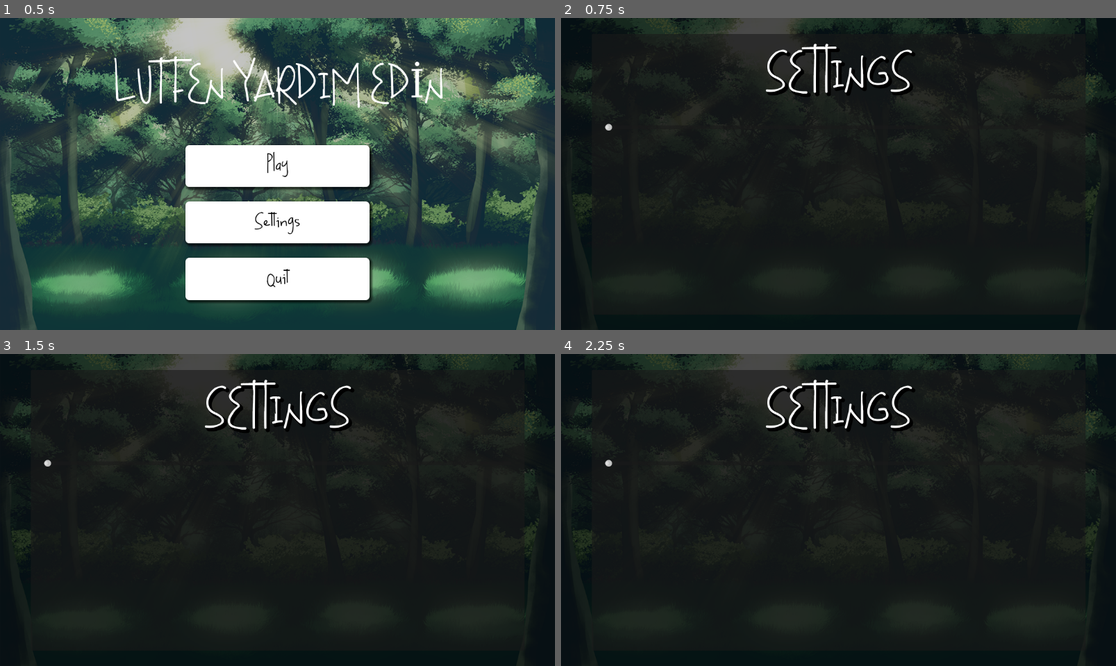
Above: before the commit, frames 1-4 (two rows, left to right).
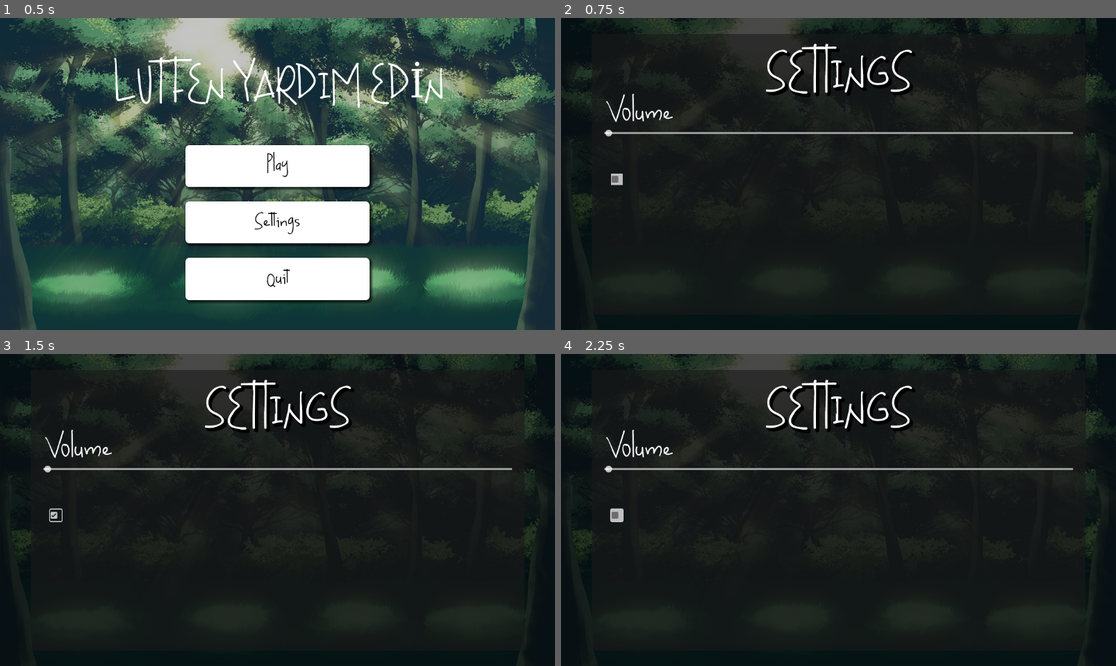
Above: after the commit, the same moments.

Repository: 0ygtgns/lutfenyard-medin
Game: Godot game, scene res://Scenes/menu.tscn
The game is run twice, just before and just after one commit, with the same random seed, the same clock (stepped at 60 frames per second) and the same inputs.
Inputs (mouse positions are in pixels of both pictures, inside the frame that each line leads up to):
- Up to frame 1 (0.5 s): no input
- Up to frame 2 (0.75 s): click "Settings" at 0.5 s
- Up to frame 3 (1.5 s): click (55, 516) at 1.27 s
- Up to frame 4 (2.25 s): tap Enter at 2 s; hold D (Character_Right) from 2.03 s (still down); tap S (Character_Bottom) at 2.1 s

Frame 1 is identical in both runs. In frame 2, 0.9% of the frame differs, in the area x 7-93%, y 24-54%; in frame 3, 0.9%; in frame 4, 0.9%.

Commit message:
settings_is_been_devloping
ses bitti mute çalışıyorum

Diff:
--- a/Scenes/settings.tscn
+++ b/Scenes/settings.tscn
@@ -7,6 +7,16 @@
 [sub_resource type="StyleBoxTexture" id="StyleBoxTexture_6kysc"]
 texture = ExtResource("2_aaqfp")
 modulate_color = Color(0.28485, 0.28485, 0.28485, 1)
+
+[sub_resource type="StyleBoxLine" id="StyleBoxLine_lhmql"]
+color = Color(0.60933, 0.60933, 0.60933, 1)
+thickness = 4
+
+[sub_resource type="StyleBoxFlat" id="StyleBoxFlat_lhmql"]
+bg_color = Color(0.74558, 0.74558, 0.74558, 1)
+
+[sub_resource type="StyleBoxFlat" id="StyleBoxFlat_aaqfp"]
+bg_color = Color(0.74558, 0.74558, 0.74558, 1)
 
 [node name="settings" type="Control"]
 layout_mode = 3
@@ -61,16 +71,38 @@
 horizontal_alignment = 1
 vertical_alignment = 1
 
-[node name="HSlider" type="HSlider" parent="."]
-layout_mode = 1
+[node name="volume_bar" type="Node" parent="."]
+
+[node name="volume" type="HSlider" parent="volume_bar"]
 anchors_preset = 8
 anchor_left = 0.5
 anchor_top = 0.5
 anchor_right = 0.5
 anchor_bottom = 0.5
-offset_left = -485.5
-offset_top = -185.0
-offset_right = 485.5
-offset_bottom = -9.0
+offset_left = -485.0
+offset_top = -101.0
+offset_right = 486.0
+offset_bottom = -68.0
 grow_horizontal = 2
 grow_vertical = 2
+theme_override_styles/slider = SubResource("StyleBoxLine_lhmql")
+
+[node name="Label" type="Label" parent="volume_bar"]
+offset_left = 93.0
+offset_top = 164.0
+offset_right = 234.0
+offset_bottom = 233.0
+theme_override_fonts/font = ExtResource("3_j2dne")
+theme_override_font_sizes/font_size = 51
+text = "Volume"
+
+[node name="CheckBox" type="CheckBox" parent="."]
+layout_mode = 0
+offset_left = 104.0
+offset_top = 323.0
+offset_right = 128.0
+offset_bottom = 347.0
+theme_override_styles/hover = SubResource("StyleBoxFlat_lhmql")
+theme_override_styles/normal = SubResource("StyleBoxFlat_aaqfp")
+
+[connection signal="value_changed" from="volume_bar/volume" to="." method="_on_volume_value_changed"]
--- a/Scripts/settings.gd
+++ b/Scripts/settings.gd
@@ -1,11 +1,5 @@
 extends Control
 
 
-# Called when the node enters the scene tree for the first time.
-func _ready() -> void:
-	pass # Replace with function body.
-
-
-# Called every frame. 'delta' is the elapsed time since the previous frame.
-func _process(delta: float) -> void:
-	pass
+func _on_volume_value_changed(value: float) -> void:
+	AudioServer.set_bus_volume_db(0, value)
Not shown: 1 places in Scenes/settings.tscn that only renumber resources
